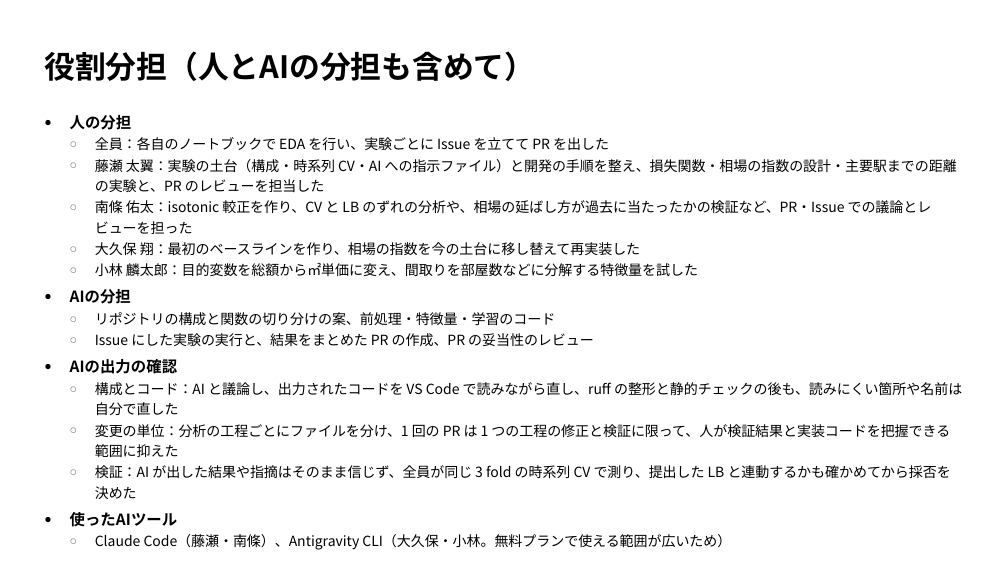
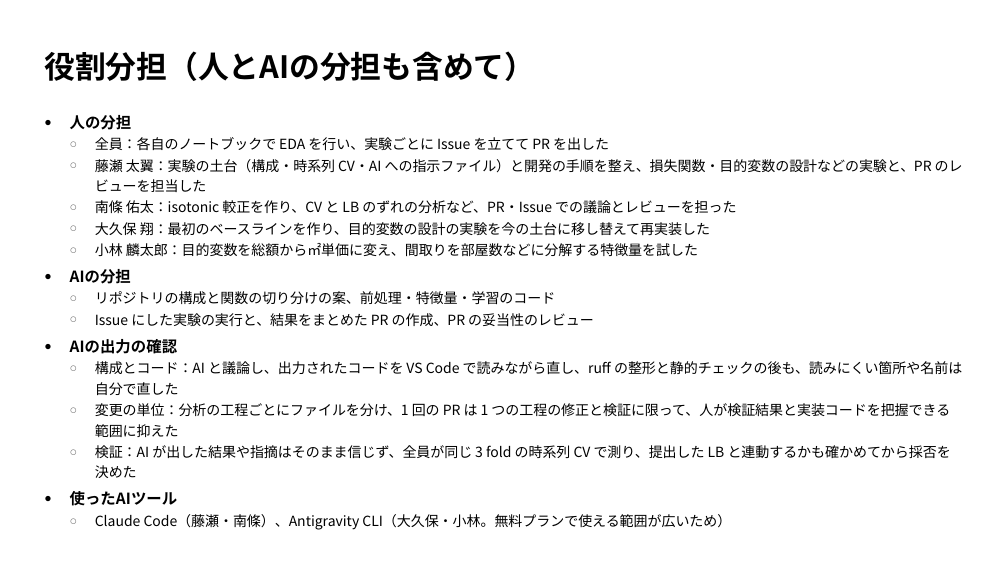
Before and after one commit to TaisukeFujise/condominium-price-pred, a slide deck: slide 2 of slides/midterm/midterm.pptx. Drawn at 1008x567 pixels with LibreOffice and Linux fonts; fonts in the diff are those of the drawing. Boxes give left, top, right and bottom in pixels: in the first picture for what was removed or moved away, otherwise in the second. Text is boxed around its words. In the diff, an @@ line names an element or a change of style, - is before the commit and + after.

```diff
--- a/slides/midterm/midterm.pptx
+++ b/slides/midterm/midterm.pptx
@@ text at box(95, 159, 963, 235): text changed @@
-  ○ 藤瀬 太翼：実験の土台（構成・時系列 CV・AI への指示ファイル）と開発の手順を整え、損失関数・相場の指数の設計・主要駅までの距離の実験と、PR のレビューを担当した
-  ○ 南條 佑太：isotonic 較正を作り、CV と LB のずれの分析や、相場の延ばし方が過去に当たったかの検証など、PR・Issue での議論とレビューを担った
-  ○ 大久保 翔：最初のベースラインを作り、相場の指数を今の土台に移し替えて再実装した
+  ○ 藤瀬 太翼：実験の土台（構成・時系列 CV・AI への指示ファイル）と開発の手順を整え、損失関数・目的変数の設計などの実験と、PR のレビューを担当した
+  ○ 南條 佑太：isotonic 較正を作り、CV と LB のずれの分析など、PR・Issue での議論とレビューを担った
+  ○ 大久保 翔：最初のベースラインを作り、目的変数の設計の実験を今の土台に移し替えて再実装した
```
Also in this commit, not shown: 3 other slides changed, 2 other files.
